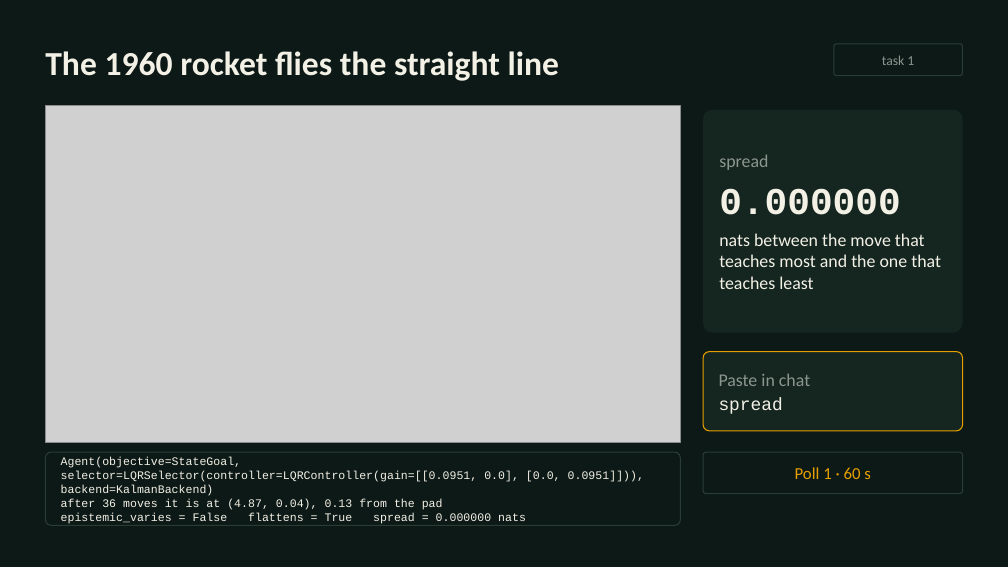
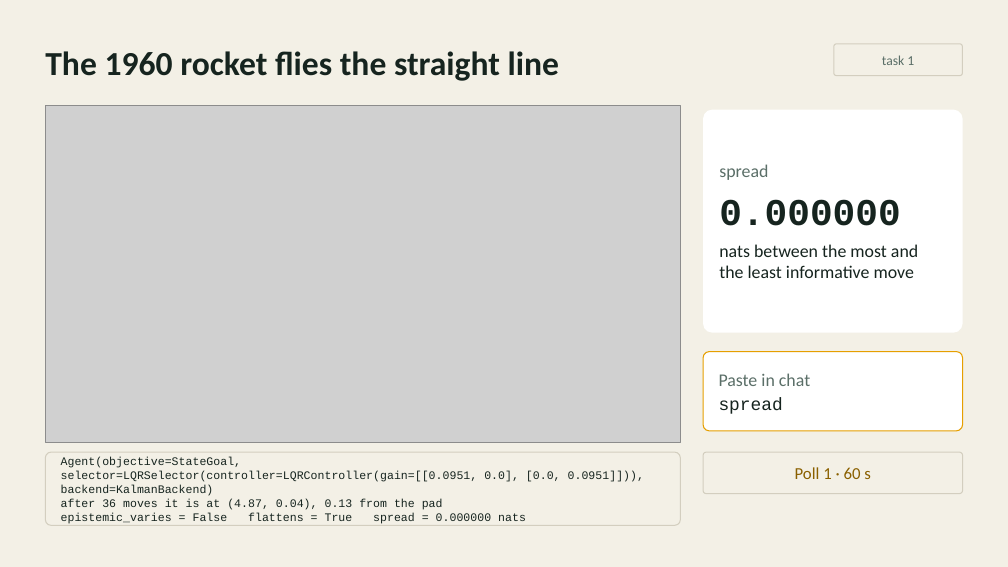
Before and after one commit to inferogenesis/cpomdp-workshop, a slide deck: slide 11 of deck/cpomdp_symposium_2026.pptx (slide 9 before the commit). Drawn at 1008x567 pixels with LibreOffice and Linux fonts; fonts in the diff are those of the drawing; grey boxes stand for pictures. Boxes give left, top, right and bottom in pixels: in the first picture for what was removed or moved away, otherwise in the second. Text is boxed around its words. In the diff, an @@ line names an element or a change of style, - is before the commit and + after.

Commit message:
feat: remake the deck in 31 slides on the light theme, with a timer for each task

```diff
--- a/deck/cpomdp_symposium_2026.pptx
+++ b/deck/cpomdp_symposium_2026.pptx
@@ background #0C1916 to #F3F0E6 @@
@@ text "The 1960 rocket flies the ..." at (45, 51, 559, 81): text colour #F3F0E6 to #16241F @@
@@ rounded rectangle "task 1" at (834, 44, 963, 76): text colour #8C968F to #5B6F68; outline #2A3D35 1 pt to #D3CEBF 1 pt @@
@@ rounded rectangle "spread" at (703, 110, 963, 333): fill #14261F to #FFFFFF @@
@@ text in rounded rectangle at (719, 164, 900, 226): text colour #8C968F to #5B6F68 in "spread"; text colour #F3F0E6 to #16241F in "0.000000" @@
@@ text in rounded rectangle at (719, 244, 918, 278): text changed; text colour #F3F0E6 to #16241F @@
-nats between the move that teaches most and the one that teaches least
+nats between the most and the least informative move
@@ rounded rectangle "Paste in chat" at (703, 352, 963, 431): text colour #8C968F to #5B6F68 in "Paste in chat"; text colour #F3F0E6 to #16241F in "spread"; fill #14261F to #FFFFFF @@
@@ rounded rectangle "Agent(objective=StateGoal, selector=LQRSelector(controller=L ..." at (45, 452, 681, 526): text colour #F3F0E6 to #16241F; outline #2A3D35 1 pt to #D3CEBF 1 pt @@
@@ rounded rectangle "Poll 1 · 60 s" at (703, 452, 963, 494): text colour #E69F00 to #8A6000; outline #2A3D35 1 pt to #D3CEBF 1 pt @@
```
Also in this commit, not shown: 14 other slides changed, 16 slides added, 10 slides removed, 12 other files.
